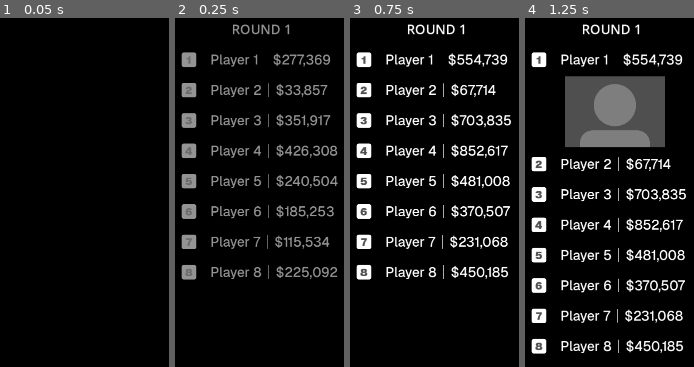
Above: before the commit, frames 1-4 (left to right).
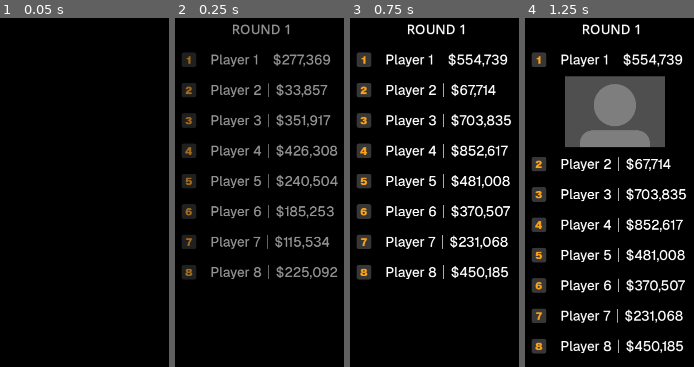
Above: after the commit, the same moments.

Repository: Dexterminator/legend-trade-event-app
Game: Godot game, scene res://scenes/main/main.tscn
The game is run twice, just before and just after one commit, with the same random seed, the same clock (stepped at 60 frames per second) and the same inputs.
Inputs:
- Up to frame 1 (0.05 s): no input
- Up to frame 2 (0.25 s): no input
- Up to frame 3 (0.75 s): tap Enter at 0.5 s; tap 1 at 0.6 s
- Up to frame 4 (1.25 s): no input

Frame 1 is identical in both runs. In frame 2, 3.1% of the frame differs, in the area x 3-14%, y 9-76%; in frame 3, 3.2%; in frame 4, 3.2%.

Commit message:
Better z index handling in placements

Diff:
--- a/client/scenes/standings_overlay/player_panel/player_panel.tscn
+++ b/client/scenes/standings_overlay/player_panel/player_panel.tscn
@@ -108,7 +108,7 @@
 }
 
 [sub_resource type="StyleBoxFlat" id="StyleBoxFlat_8msps"]
-bg_color = Color(1, 1, 1, 1)
+bg_color = Color(0.21410304, 0.21410304, 0.21410301, 1)
 corner_radius_top_left = 5
 corner_radius_top_right = 5
 corner_radius_bottom_right = 5
@@ -149,7 +149,7 @@
 [node name="PlacementLabel" type="Label" parent="HBoxContainer/AspectRatioContainer/PanelContainer" unique_id=75631962]
 unique_name_in_owner = true
 layout_mode = 2
-theme_override_colors/font_color = Color(0.31246608, 0.31246608, 0.31246608, 1)
+theme_override_colors/font_color = Color(1, 0.6392157, 0.09411765, 1)
 theme_override_fonts/font = ExtResource("2_l0tbx")
 theme_override_font_sizes/font_size = 26
 text = "1"
--- a/client/scenes/standings_overlay/standings_overlay.gd
+++ b/client/scenes/standings_overlay/standings_overlay.gd
@@ -71,19 +71,26 @@
 	await Utils.wait(self , animation_time * 0.1)
 	for i in panels.size():
 		var panel: PlayerPanel = panels[i]
-		var new_placement: String = "%d" % (i + 1)
-		if panel.placement_label.text != new_placement:
+		var new_placement: int = i + 1
+		var prev_placement: int = int(panel.placement_label.text)
+		if prev_placement != new_placement:
+			if new_placement < prev_placement:
+				panel.z_index = 1
+			else:
+				panel.z_index = -1
 			# Fade out old placement
 			var t := create_tween()
 			t.tween_property(panel.placement_label, "modulate:a", 0.0, 0.4
 			).set_trans(Tween.TRANS_CUBIC) \
 			 .set_ease(Tween.EASE_IN_OUT)
 			# After fade out, update text and fade in new placement
-			t.tween_callback(func() -> void: panel.placement_label.text = new_placement)
+			t.tween_callback(func() -> void: panel.placement_label.text = str(new_placement))
 			# Fade in new placement
 			t.tween_property(panel.placement_label, "modulate:a", 1.0, 0.4
 			).set_trans(Tween.TRANS_CUBIC) \
 			 .set_ease(Tween.EASE_IN_OUT)
+		else:
+			panel.z_index = 0
 
 func _on_standings_updated(_text: String) -> void:
 	if not inited:
